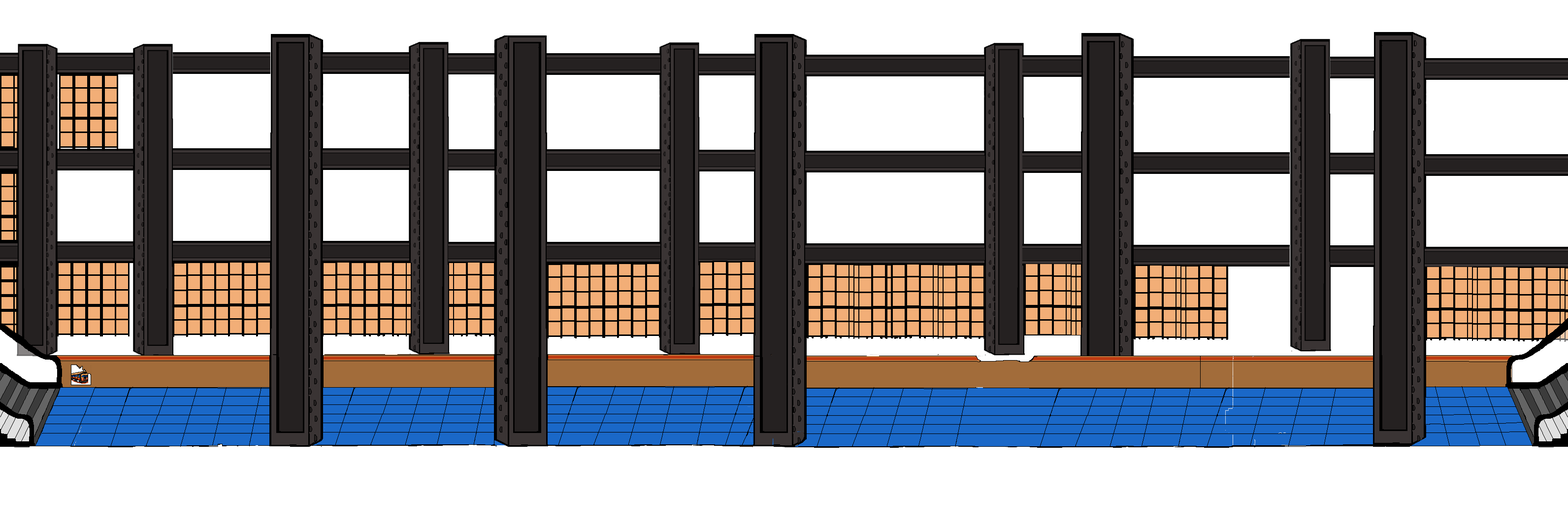
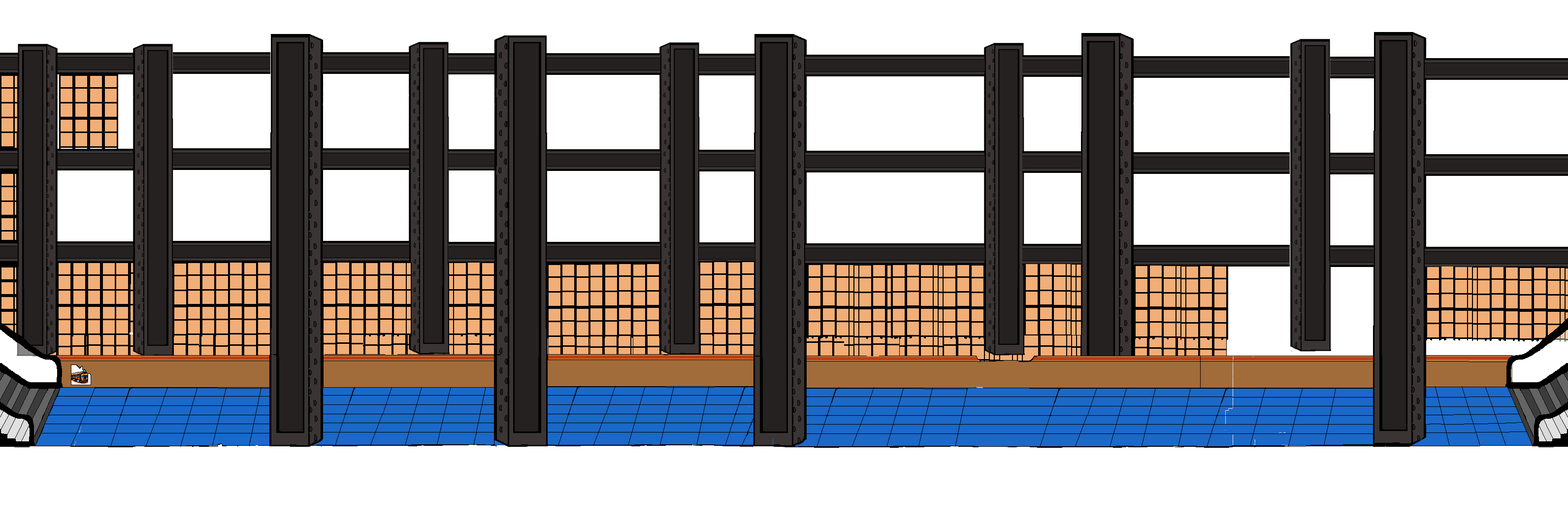
Layer changes from the first 1568 × 532 image to the second:
added group "bottom tiles" with 35 layers above "subwayForeground" over [48, 262, 1227, 362]
added layer "wall copy #45" in group "bottom tiles" over [113, 334, 142, 356]
added layer "wall copy #44" in group "bottom tiles" over [113, 334, 142, 356]
added layer "wall copy #43" in group "bottom tiles" over [86, 334, 116, 356]
added layer "wall copy #42" in group "bottom tiles" over [69, 334, 99, 356]
added layer "wall copy #39" in group "bottom tiles" over [227, 334, 257, 356]
added layer "wall copy #38" in group "bottom tiles" over [198, 334, 229, 356]
added layer "wall copy #37" in group "bottom tiles" over [173, 334, 201, 356]
added layer "wall copy #35" in group "bottom tiles" over [377, 334, 407, 355]
added layer "wall copy #34" in group "bottom tiles" over [362, 334, 392, 355]
added layer "wall copy #33" in group "bottom tiles" over [323, 334, 364, 356]
added layer "wall copy #32" in group "bottom tiles" over [438, 334, 495, 355]
added layer "wall copy #31" in group "bottom tiles" over [632, 335, 670, 355]
added layer "wall copy #30" in group "bottom tiles" over [589, 335, 646, 355]
added layer "wall copy #29" in group "bottom tiles" over [548, 336, 604, 355]
added layer "wall copy #28" in group "bottom tiles" over [713, 333, 754, 355]
added layer "wall copy #27" in group "bottom tiles" over [699, 333, 742, 355]
added layer "wall copy #26" in group "bottom tiles" over [844, 336, 900, 357]
added layer "wall copy #25" in group "bottom tiles" over [806, 336, 862, 356]
added layer "wall copy #24" in group "bottom tiles" over [808, 336, 864, 356]
added layer "wall copy #23" in group "bottom tiles" over [943, 336, 1000, 361]
added layer "wall copy #22" in group "bottom tiles" over [892, 336, 948, 356]
added layer "wall copy #21" in group "bottom tiles" over [971, 335, 1028, 362]
added layer "wall copy #20" in group "bottom tiles" over [1025, 335, 1081, 362]
…and 12 more changes (12 added)
